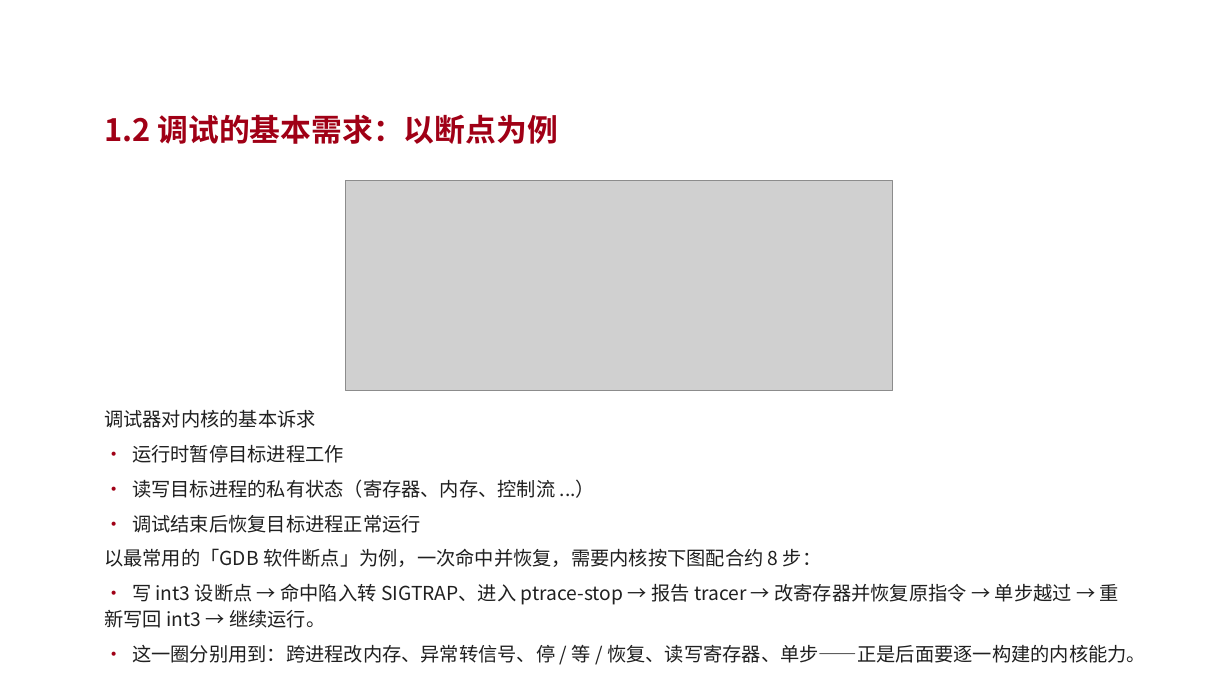
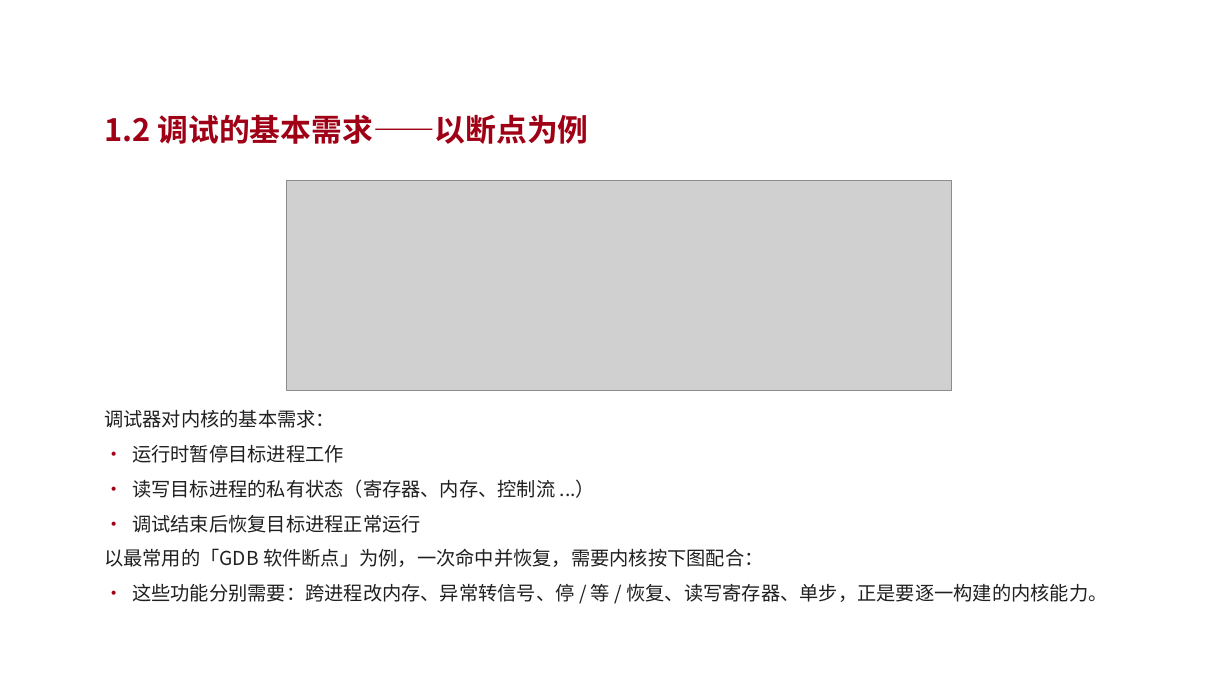
Before and after one commit to vvvvsv/asterinas, a slide deck: slide 5 of research_practice/答辩-科研实践.pptx. Drawn at 1232x693 pixels with LibreOffice and Linux fonts; fonts in the diff are those of the drawing; grey boxes stand for pictures; background and template pictures are left out. Boxes give left, top, right and bottom in pixels: in the first picture for what was removed or moved away, otherwise in the second. Text is boxed around its words. In the diff, an @@ line names an element or a change of style, - is before the commit and + after.

```diff
--- a/research_practice/答辩-科研实践.pptx
+++ b/research_practice/答辩-科研实践.pptx
@@ text at box(104, 114, 589, 144): text changed @@
-1.2 调试的基本需求：以断点为例
+1.2 调试的基本需求——以断点为例
@@ picture: place and size @@
-picture at box(346, 180, 893, 391)
+picture at box(287, 180, 952, 391)
@@ text at box(104, 410, 335, 428): text changed @@
-调试器对内核的基本诉求
+调试器对内核的基本需求：
@@ text at box(104, 548, 1107, 602): text changed @@
-以最常用的「GDB 软件断点」为例，一次命中并恢复，需要内核按下图配合约 8 步：
-• 写 int3 设断点 → 命中陷入转 SIGTRAP、进入 ptrace-stop → 报告 tracer → 改寄存器并恢复原指令 → 单步越过 → 重新写回 int3 → 继续运行。
-• 这一圈分别用到：跨进程改内存、异常转信号、停 / 等 / 恢复、读写寄存器、单步——正是后面要逐一构建的内核能力。
+以最常用的「GDB 软件断点」为例，一次命中并恢复，需要内核按下图配合：
+• 这些功能分别需要：跨进程改内存、异常转信号、停 / 等 / 恢复、读写寄存器、单步，正是要逐一构建的内核能力。
```
Also in this commit, not shown: 8 other slides changed, 2 slides added, 2 slides removed, 2 other files.
